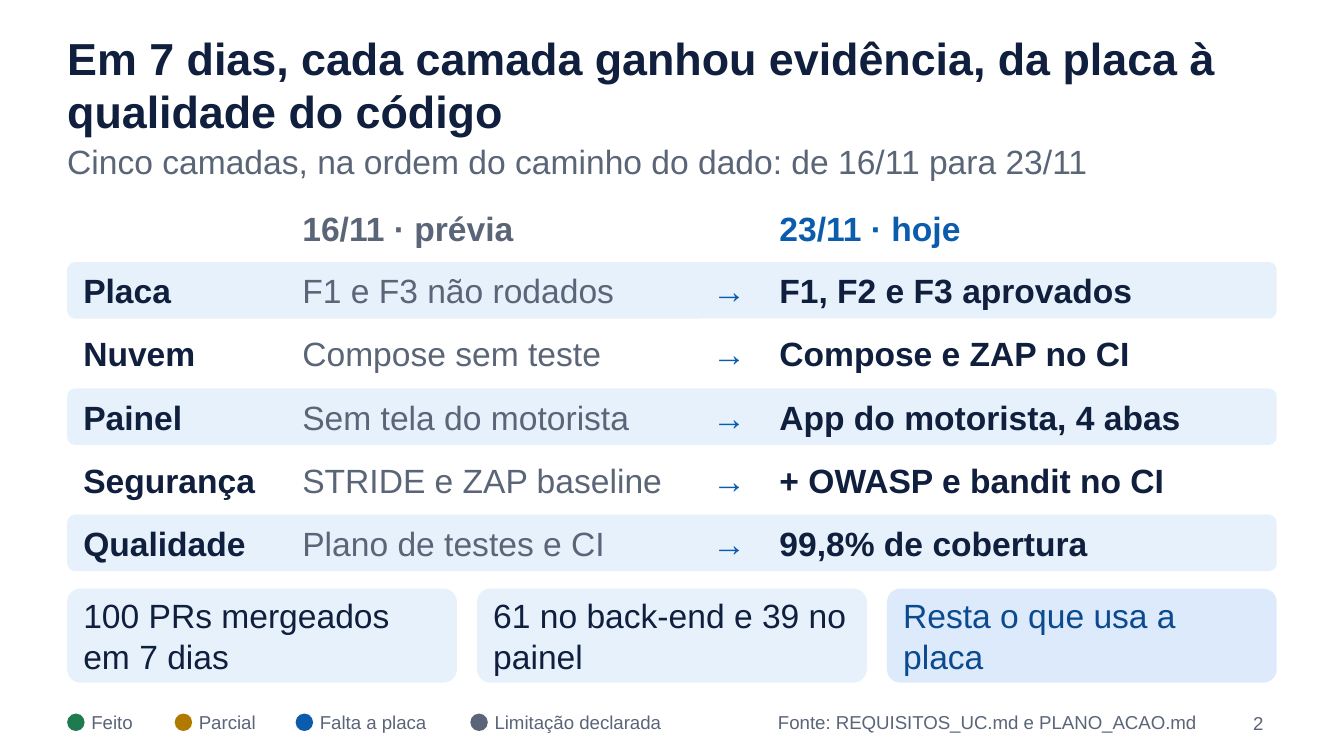
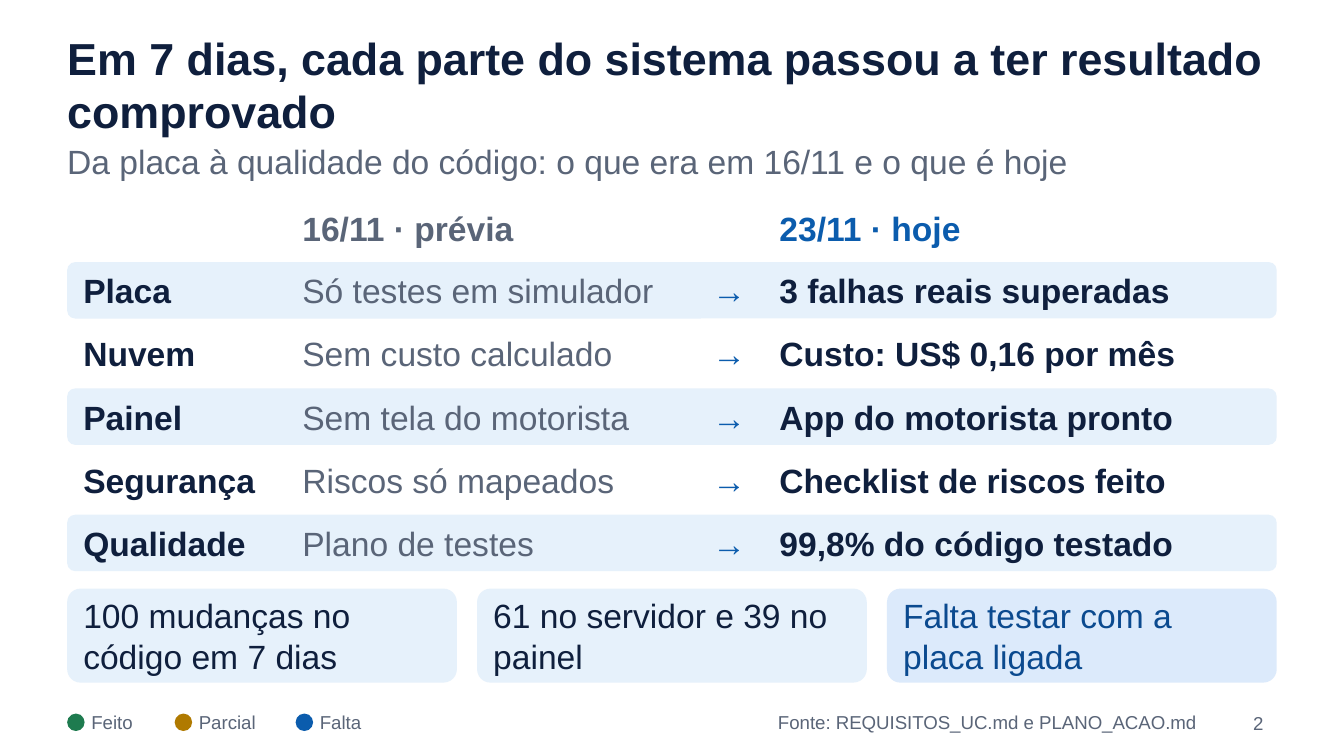
Before and after one commit to mbalbuquerque/projeto-integrador-4-periodo, a slide deck: slide 2 of docs/entrega/apresentacao-23-11.pptx. Drawn at 1344x756 pixels with LibreOffice and Linux fonts; fonts in the diff are those of the drawing. Boxes give left, top, right and bottom in pixels: in the first picture for what was removed or moved away, otherwise in the second. Text is boxed around its words. In the diff, an @@ line names an element or a change of style, - is before the commit and + after.

```diff
--- a/docs/entrega/apresentacao-23-11.pptx
+++ b/docs/entrega/apresentacao-23-11.pptx
@@ title at [67, 42, 1262, 137]: text changed @@
-Em 7 dias, cada camada ganhou evidência, da placa à qualidade do código
+Em 7 dias, cada parte do sistema passou a ter resultado comprovado
@@ text at [67, 149, 1068, 180]: text changed @@
-Cinco camadas, na ordem do caminho do dado: de 16/11 para 23/11
+Da placa à qualidade do código: o que era em 16/11 e o que é hoje
@@ text at [302, 278, 654, 304]: text changed @@
-F1 e F3 não rodados
+Só testes em simulador
@@ text at [779, 278, 1170, 309]: text changed @@
-F1, F2 e F3 aprovados
+3 falhas reais superadas
@@ text at [302, 341, 612, 367]: text changed @@
-Compose sem teste
+Sem custo calculado
@@ text at [779, 341, 1175, 373]: text changed @@
-Compose e ZAP no CI
+Custo: US$ 0,16 por mês
@@ text at [779, 405, 1173, 436]: text changed @@
-App do motorista, 4 abas
+App do motorista pronto
@@ text at [302, 468, 614, 499]: text changed @@
-STRIDE e ZAP baseline
+Riscos só mapeados
@@ text at [779, 468, 1166, 494]: text changed @@
-+ OWASP e bandit no CI
+Checklist de riscos feito
@@ text at [302, 531, 534, 557]: text changed @@
-Plano de testes e CI
+Plano de testes
@@ text at [779, 531, 1173, 562]: text changed @@
-99,8% de cobertura
+99,8% do código testado
@@ text at [83, 603, 350, 675]: text changed @@
-100 PRs mergeados em 7 dias
+100 mudanças no código em 7 dias
@@ text at [493, 603, 827, 675]: text changed @@
-61 no back-end e 39 no painel
+61 no servidor e 39 no painel
@@ text at [903, 603, 1172, 675]: text changed @@
-Resta o que usa a placa
+Falta testar com a placa ligada
@@ text at [320, 715, 361, 729]: text changed @@
-Falta a placa
+Falta
@@ rounded rectangle removed at [470, 714, 488, 731] @@
@@ text removed at [495, 715, 661, 733] @@
-Limitação declarada
```
Also in this commit, not shown: 7 other slides changed, 3 other files.
